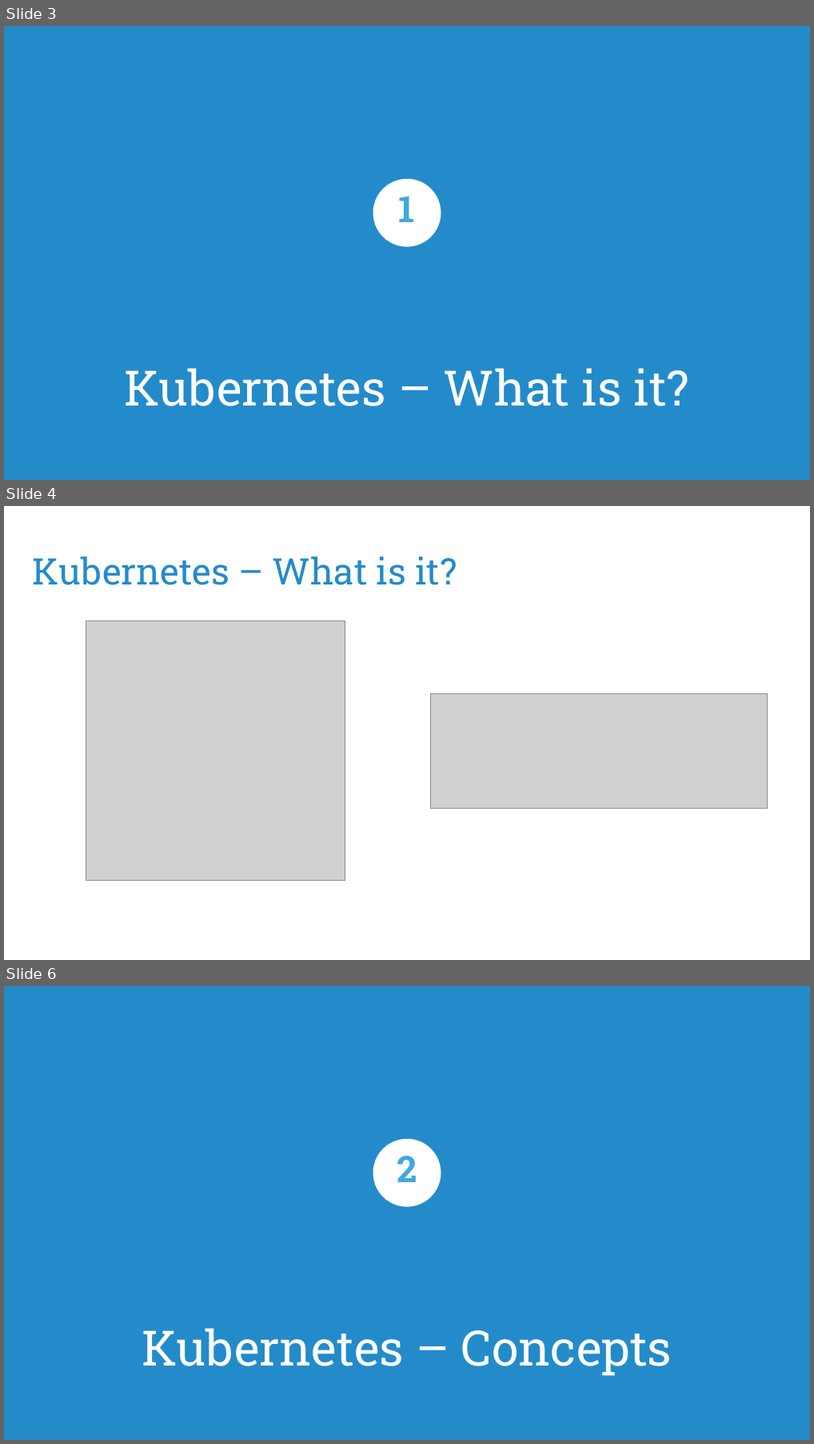
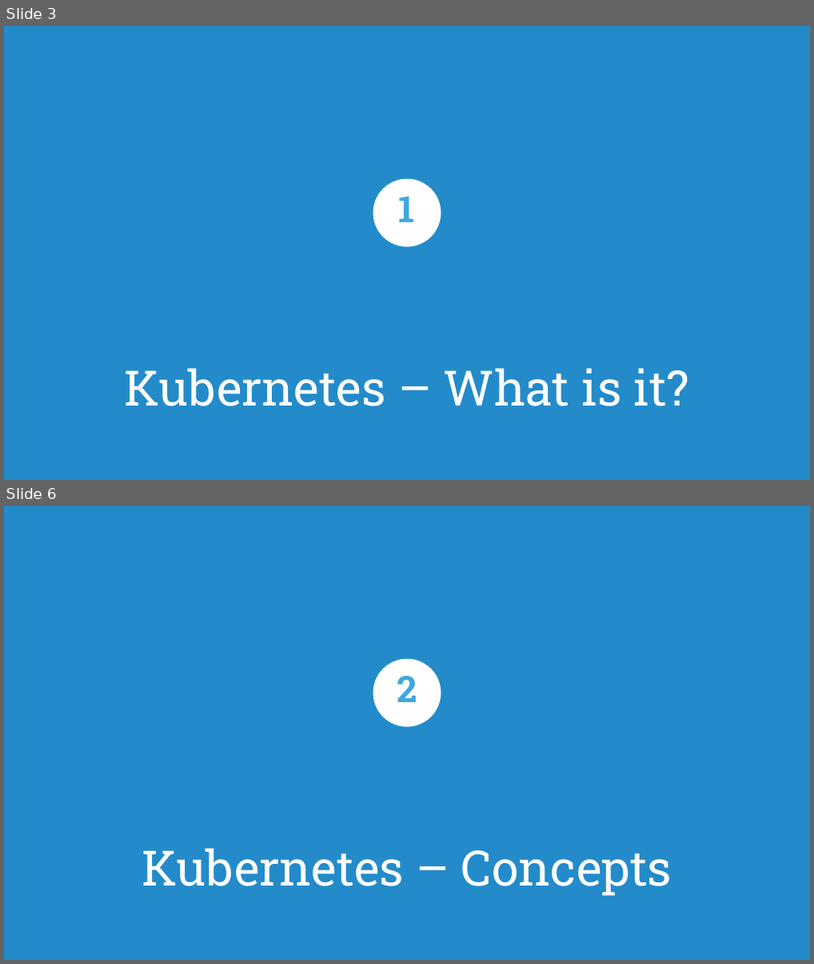
Before and after one commit to puzzle/kubernetes-techlab, a slide deck: presentation/introduction.odp. Shown one above the other, each under a label of ours: slides 3, 4 and 6 before the commit, slides 3 and 6 after it; the slides between them are not shown. The pictures are 814x1444 and 814x964 pixels, drawn with LibreOffice and Linux fonts; fonts in the diff are those of the drawing; grey boxes stand for pictures; background and template pictures are left out. Boxes give left, top, right and bottom in pixels: in the first picture for what was removed or moved away, otherwise in the second. Text is boxed around its words. In the diff, an @@ line names an element or a change of style, - is before the commit and + after.

```diff
--- a/presentation/introduction.odp
+++ b/presentation/introduction.odp
@@ slide 4 removed at (4,506,810,960), background #FFFFFF @@
@@ title removed at (33,556,457,585) @@
-Kubernetes – What is it?
@@ picture removed at (86,621,345,880) @@
@@ picture removed at (430,694,768,808) @@
```
Also in this commit, not shown: 7 slides changed, 3 slides added, 1 other slide removed, 2 other files.
